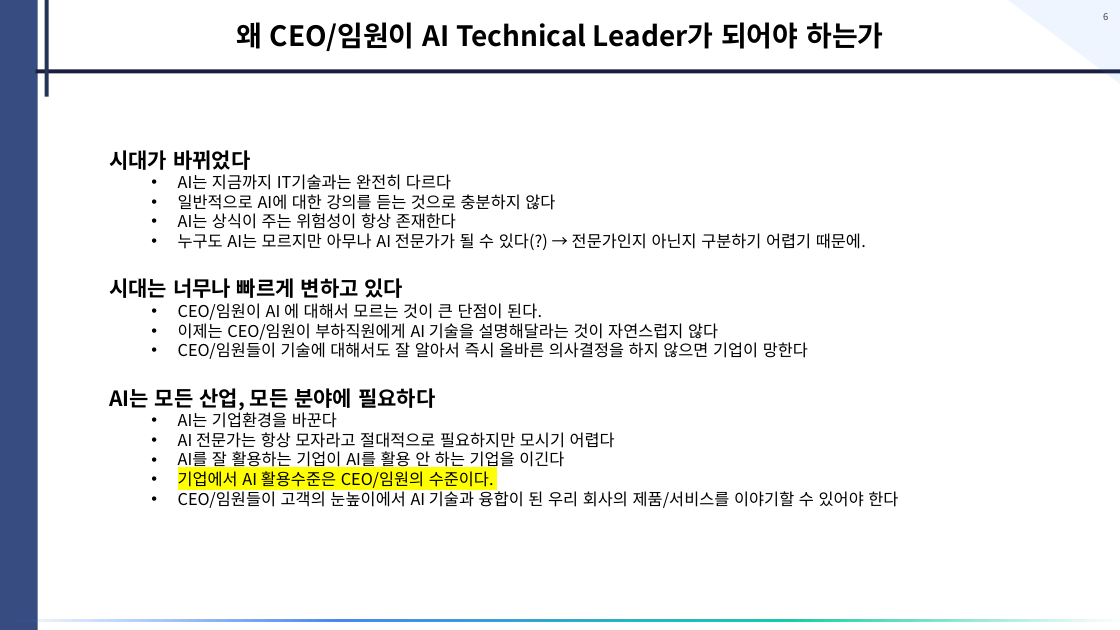
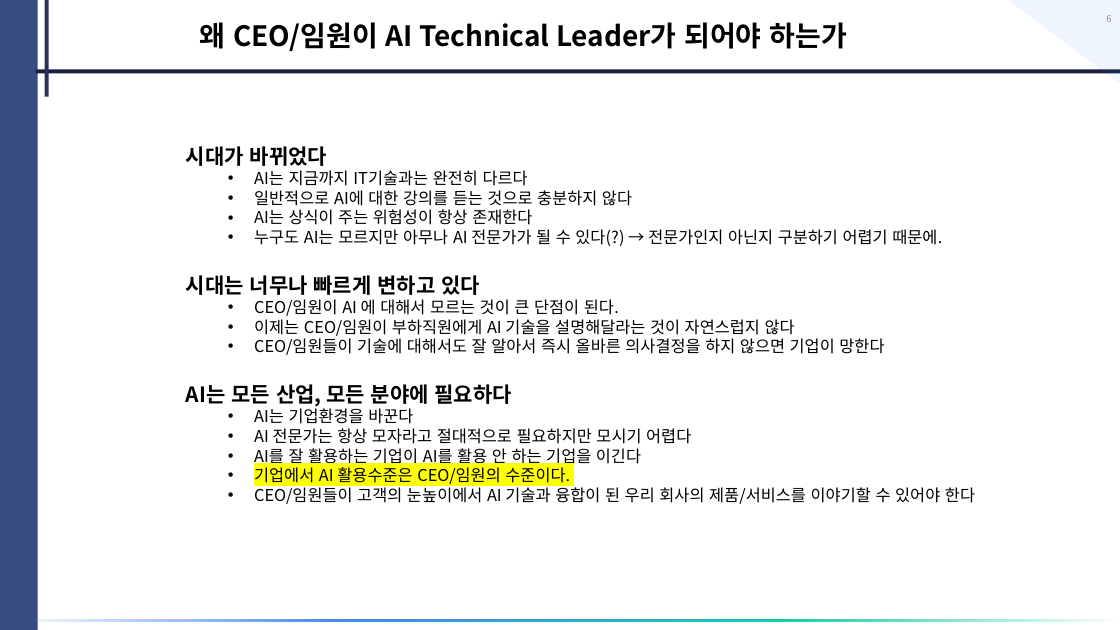
Before and after one commit to donchang07/skills, a slide deck: slide 6 of chang-ppt/template.pptx. Drawn at 1120x630 pixels with LibreOffice and Linux fonts; fonts in the diff are those of the drawing. Boxes give left, top, right and bottom in pixels: in the first picture for what was removed or moved away, otherwise in the second. Text is boxed around its words. In the diff, an @@ line names an element or a change of style, - is before the commit and + after.

```diff
--- a/chang-ppt/template.pptx
+++ b/chang-ppt/template.pptx
@@ text "왜 CEO/임원이 AI Technical Leader가 ...": place and size @@
-text "왜 CEO/임원이 AI Technical Leader가 ..." at [236,22,883,51]
+text "왜 CEO/임원이 AI Technical Leader가 ..." at [200,22,847,51]
@@ page number at [1106,15,1111,22]: text colour #404040 to #8C8C8C; vertical alignment top to middle @@
@@ text "시대가 바뀌었다": place and size @@
-text "시대가 바뀌었다" at [109,150,898,508]
+text "시대가 바뀌었다" at [186,146,975,504]
```
Also in this commit, not shown: 3 other slides changed, 1 other file.
